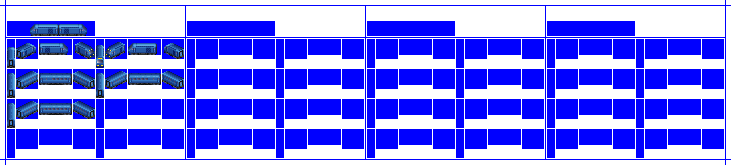
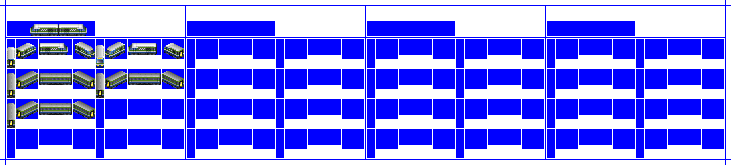
Comparing the layer stacks of the two 731px x 165px images. Changes:
showed "Liv0", painted on it over [7, 24, 184, 125]
hid "CC1" over [7, 24, 184, 125]